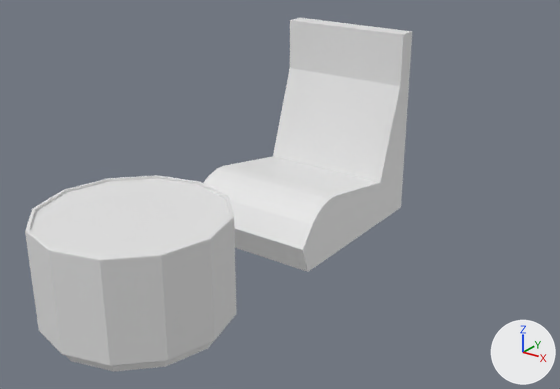
Two versions of the Blender file blend/Props - tables chairs.blend, one commit apart.
The view is the same before and after, from a camera (50 mm lens) standing at (2.59, -2.38, 2.13) and looking at (0.36, 0.72, 0.54). The lights are fixed; the arrows at lower right show +X, +Y and +Z.

Objects in the first picture: 'Chair', 'Table'.
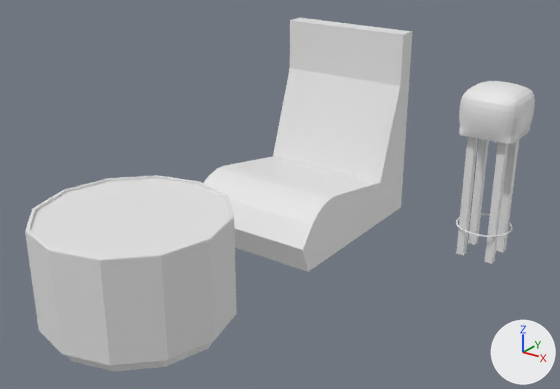
The newer file is also turned or shifted as a whole; pictures and numbers use the older file's frame.

Changed parts and their boxes (x1, y1, x2, y2) in the pictures (560 x 389 px):
'Bar Stool', added: after (456, 81, 535, 264)

Patch to the scene script:
```diff
--- a/blend/Props - tables chairs.blend.py
+++ b/blend/Props - tables chairs.blend.py
@@ me_cube_003 @@
+me_cube_003.from_pydata(...)  # 1204 vertices, 998 faces; spans x -0.187..0.187, y -0.187..0.187, z -0.717..0.322
@@ ob_bar_stool @@
+ob_bar_stool = bpy.data.objects.new('Bar Stool', me_cube_003)
+ob_bar_stool.location = (1.124, 1.745, 0.717)
```
